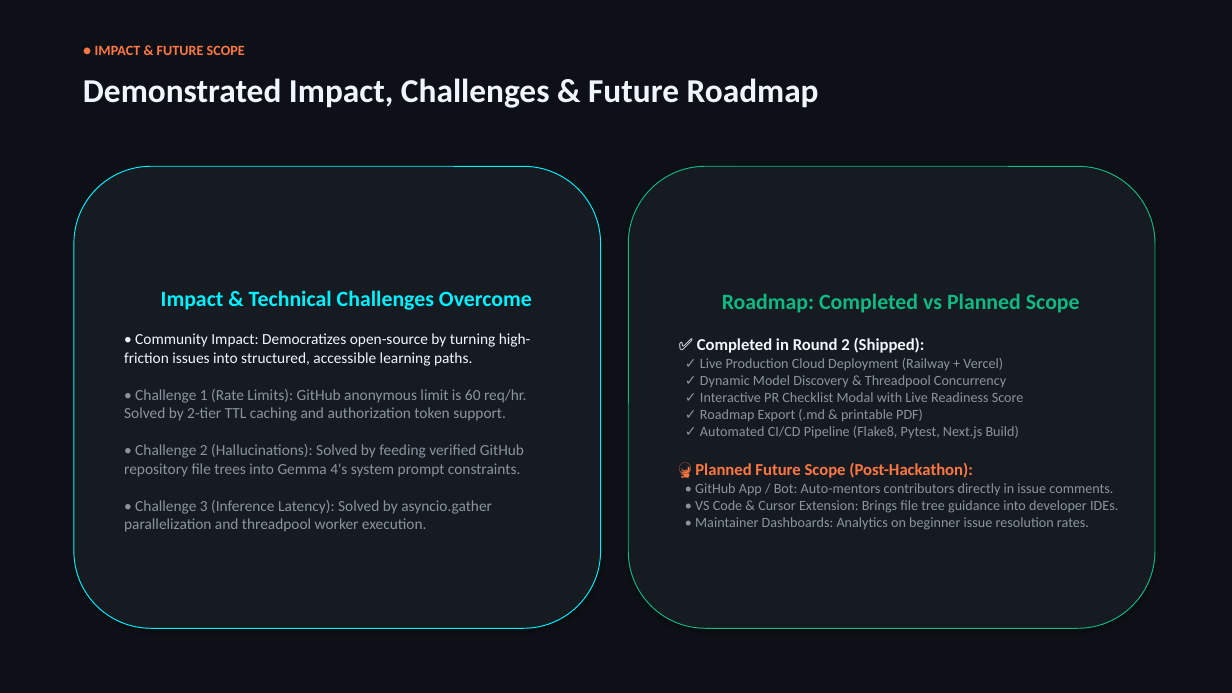
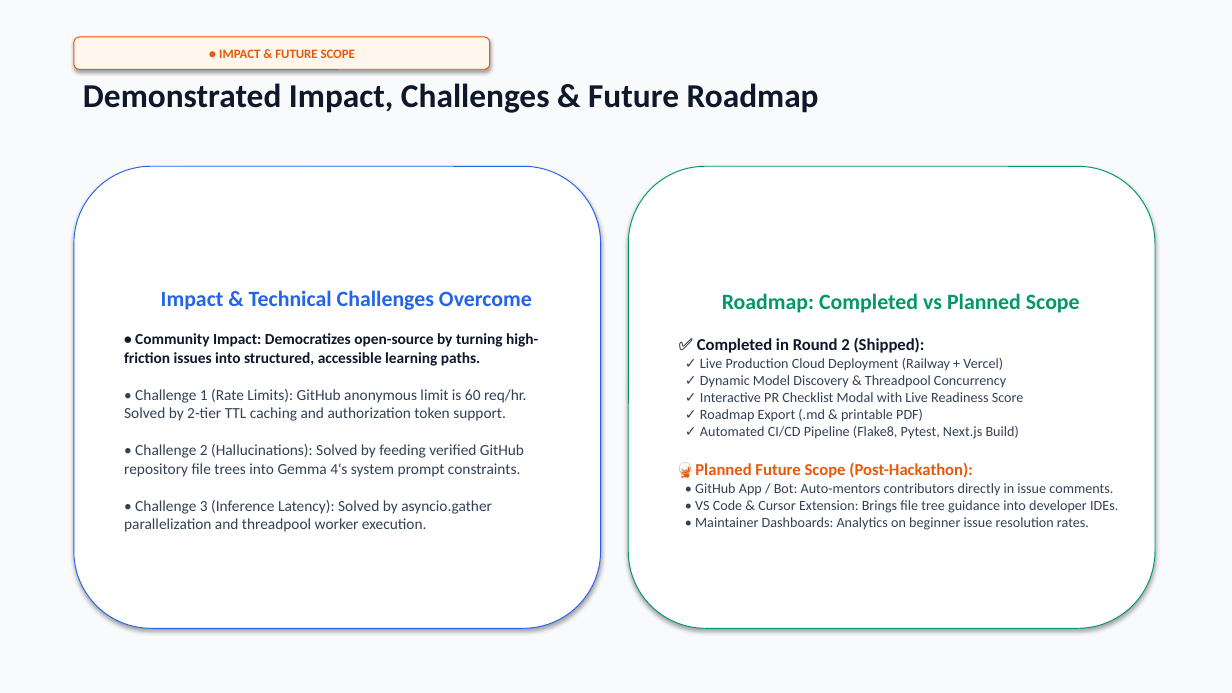
Before and after one commit to AsmitAnand/HacktoberFest-Team-GrandCoders, a slide deck: slide 7 of docs/Hacktoberfest_Copilot_Round2_Presentation.pptx. Drawn at 1232x693 pixels with LibreOffice and Linux fonts; fonts in the diff are those of the drawing. Boxes give left, top, right and bottom in pixels: in the first picture for what was removed or moved away, otherwise in the second. Text is boxed around its words. In the diff, an @@ line names an element or a change of style, - is before the commit and + after.

Commit message:
style: switch round 2 presentation deck to eye-catchy light theme

```diff
--- a/docs/Hacktoberfest_Copilot_Round2_Presentation.pptx
+++ b/docs/Hacktoberfest_Copilot_Round2_Presentation.pptx
@@ rectangle at (x1=0, y1=0, x2=1232, y2=693): fill #0D1117 to #F8FAFC @@
@@ rounded rectangle "● IMPACT & FUTURE SCOPE" resized from (x1=95, y1=45, x2=245, y2=55) to (x1=74, y1=37, x2=490, y2=69) @@
@@ rounded rectangle "● IMPACT & FUTURE SCOPE" at (x1=74, y1=37, x2=490, y2=69): size 11 to 10 pt, text colour #FF7844 to #EA580C; alignment left to centre; vertical alignment top to middle; fill none to #FFF7ED; outline none to #EA580C 0.75 pt; shadow on @@
@@ text "Demonstrated Impact, Challenges & Future ..." at (x1=83, y1=83, x2=819, y2=113): text colour #F0F6FC to #0F172A @@
@@ rounded rectangle "Impact & Technical Challenges Overcome" at (x1=74, y1=166, x2=601, y2=628): text colour #00F2FE to #2563EB in "Impact & Technical Challenges Overcome"; text colour #F0F6FC to #0F172A, bold on in "• Community Impact: Democratizes open-source by turning ..."; text colour #8B949E to #334155 in "• Challenge 1 (Rate Limits): GitHub anonymous ...", "• Challenge 2 (Hallucinations): Solved by feeding ...", "• Challenge 3 (Inference Latency): Solved by ..."; fill #161B22 to #FFFFFF; outline #00F2FE 0.75 pt to #2563EB 0.75 pt @@
@@ rounded rectangle "Roadmap: Completed vs Planned Scope" at (x1=628, y1=166, x2=1155, y2=628): text colour #10B981 to #059669 in "Roadmap: Completed vs Planned Scope"; text colour #F0F6FC to #0F172A in "✅ Completed in Round 2 (Shipped):"; text colour #8B949E to #334155 in "✓ Live Production Cloud Deployment (Railway + ...", "✓ Dynamic Model Discovery & Threadpool Concurrency", "✓ Interactive PR Checklist Modal with Live ...", "✓ Roadmap Export (.md & printable PDF)" and 4 more places; text colour #FF7844 to #EA580C in "🔮 Planned Future Scope (Post-Hackathon):"; fill #161B22 to #FFFFFF; outline #10B981 0.75 pt to #059669 0.75 pt @@
```
Also in this commit, not shown: 7 other slides changed.
